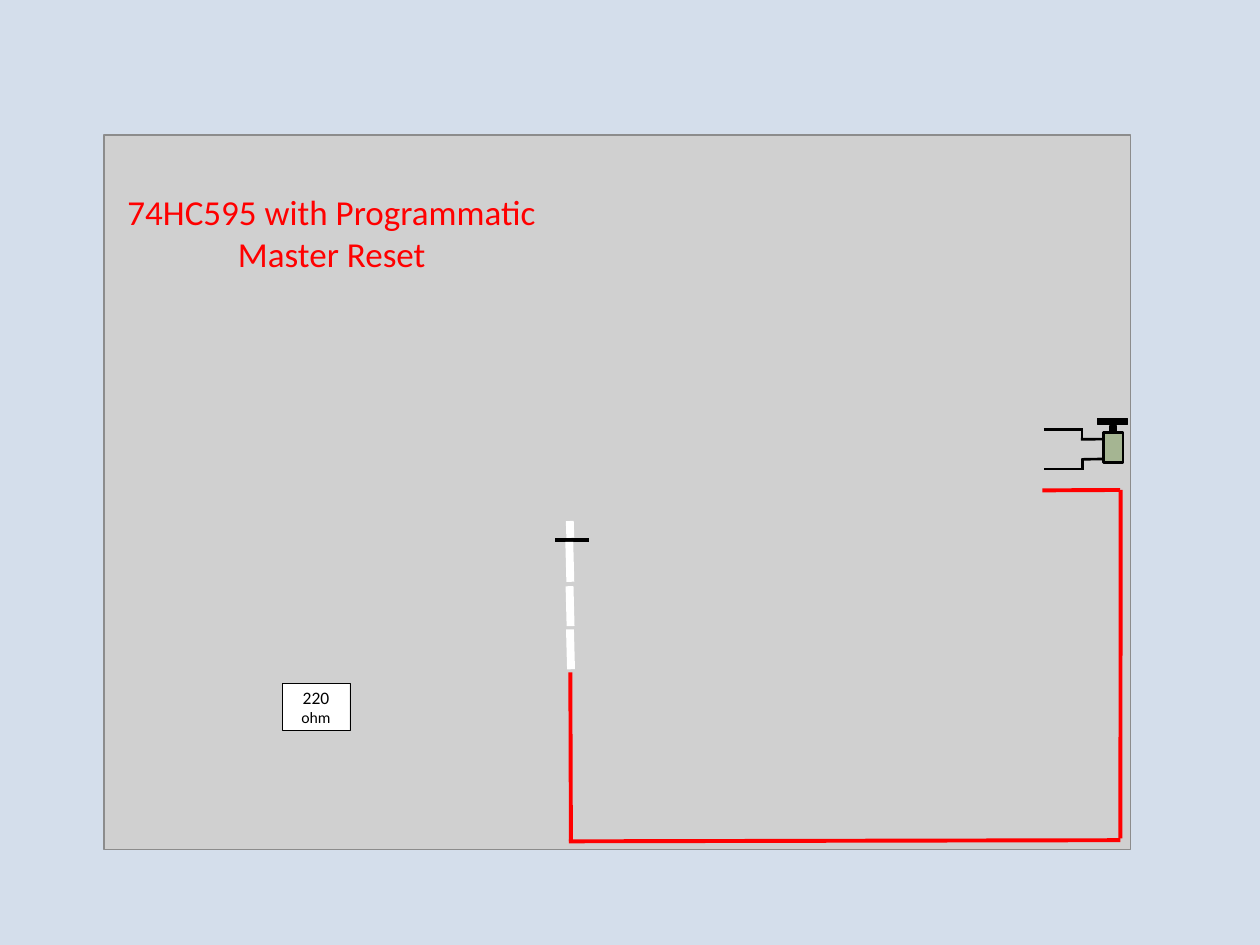
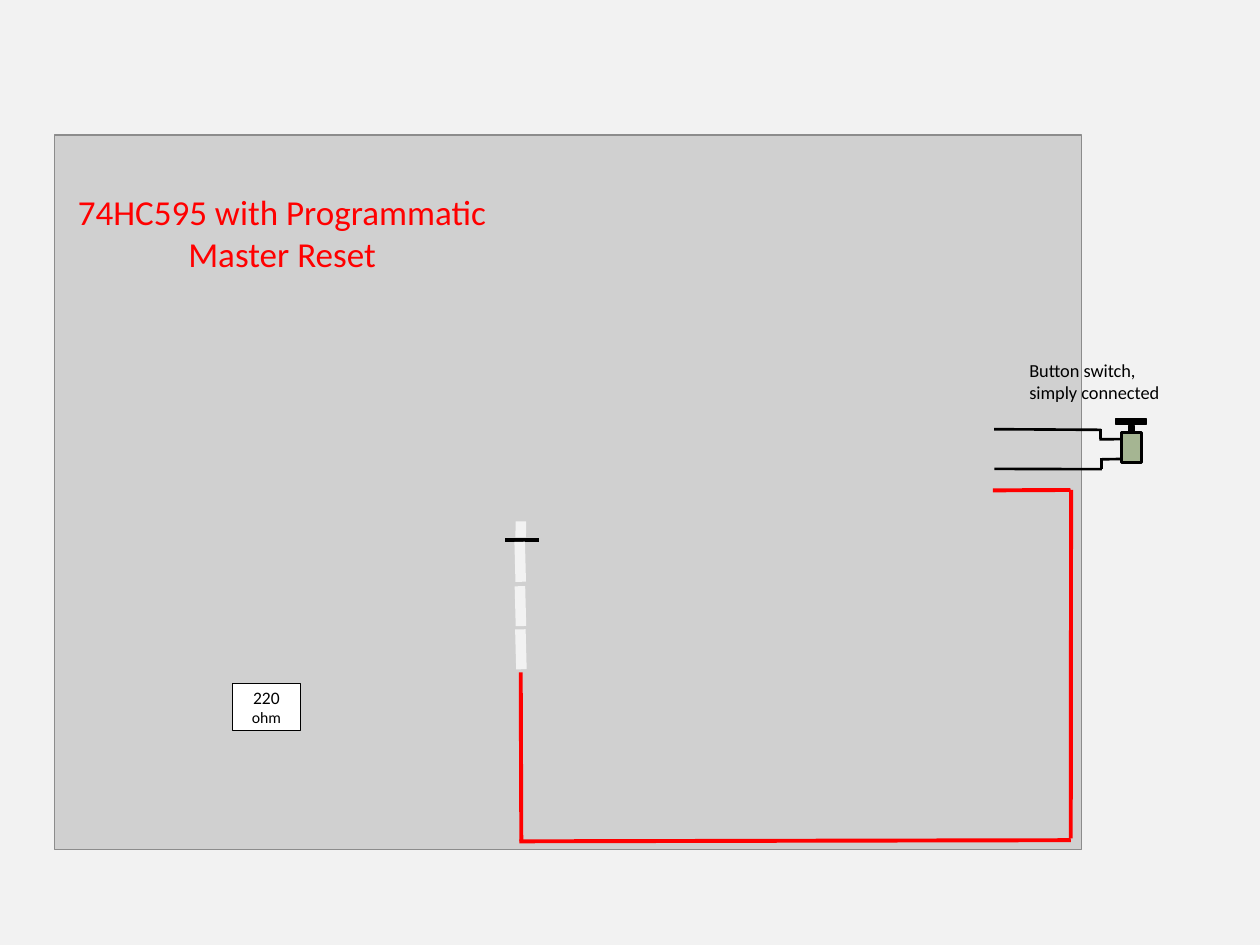
Before and after one commit to ronbentley1/74HC595-Master-Reset, a slide deck: slide 2 of 74HC595 Wiring Schematic.pptx. Drawn at 1260x945 pixels with LibreOffice and Linux fonts; fonts in the diff are those of the drawing; grey boxes stand for pictures. Boxes give left, top, right and bottom in pixels: in the first picture for what was removed or moved away, otherwise in the second. Text is boxed around its words. In the diff, an @@ line names an element or a change of style, - is before the commit and + after.

```diff
--- a/74HC595 Wiring Schematic.pptx
+++ b/74HC595 Wiring Schematic.pptx
@@ background #CCD8E7 at 83% opacity to #F2F2F2 @@
@@ text added at (1029,364,1159,405), 10.5 pt, text #000000 @@
+Button switch,
+simply connected
@@ line moved from (1043, 430) - (1084, 430) to (994, 430) - (1101, 430) @@
@@ 4 lines, 2 rectangles: place and size @@
-4 lines, 2 rectangles at (1081,418,1128,469)
+4 lines, 2 rectangles at (1100,418,1147,469)
@@ rectangle: place and size @@
-rectangle at (1104,433,1124,464)
+rectangle at (1121,433,1142,464)
@@ line moved from (1045, 469) - (1084, 469) to (994, 469) - (1101, 469) @@
@@ 9 lines, 1 picture, 1 rectangle, 1 text: place and size @@
-9 lines, 1 picture, 1 rectangle, 1 text at (105,135,1131,849)
+9 lines, 1 picture, 1 rectangle, 1 text at (54,135,1081,849)
@@ line (520, 522) - (520, 538): stroke #FFFFFF 4.5 pt to #F2F2F2 6 pt @@
@@ line (519, 542) - (520, 582): stroke #FFFFFF 4.5 pt to #F2F2F2 6 pt @@
@@ line (520, 586) - (520, 626): stroke #FFFFFF 4.5 pt to #F2F2F2 6 pt @@
@@ line (520, 629) - (522, 669): stroke #FFFFFF 4.5 pt to #F2F2F2 6 pt @@
```
Also in this commit, not shown: 1 other slide changed, 1 slide added, 4 other files.
